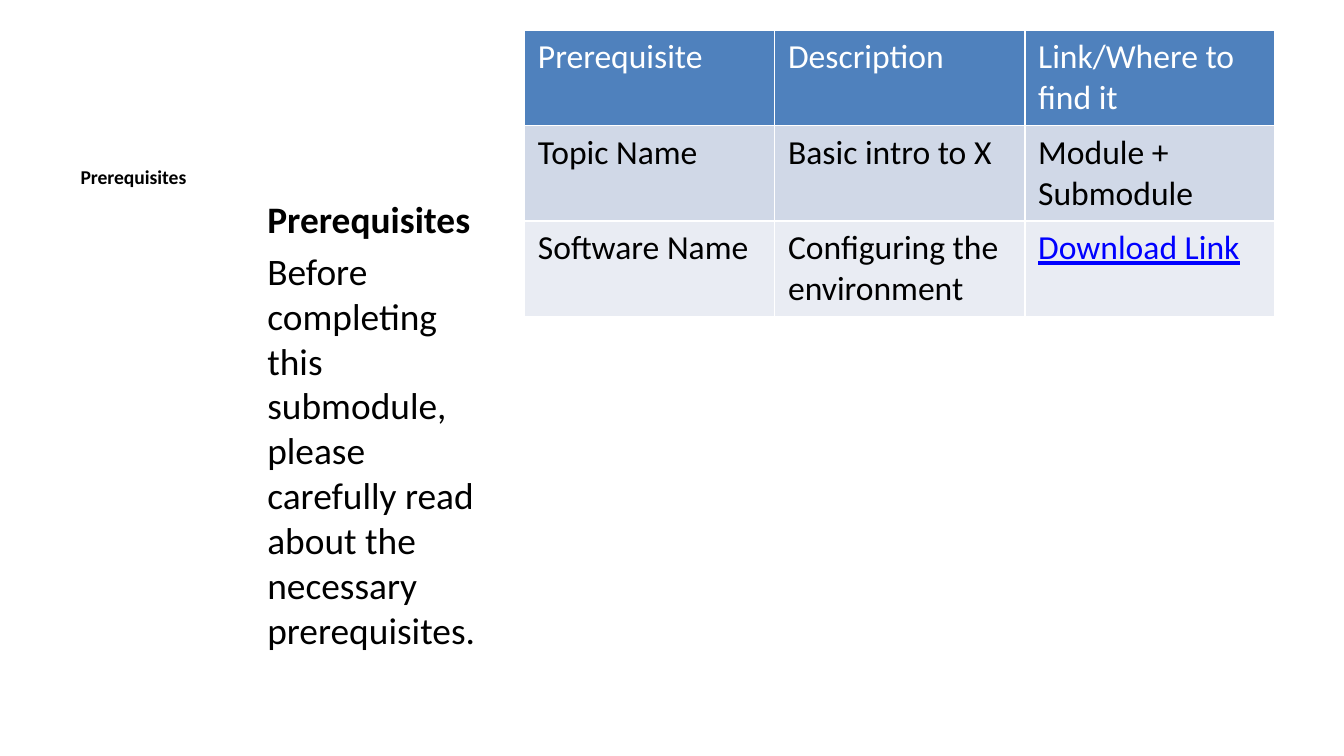
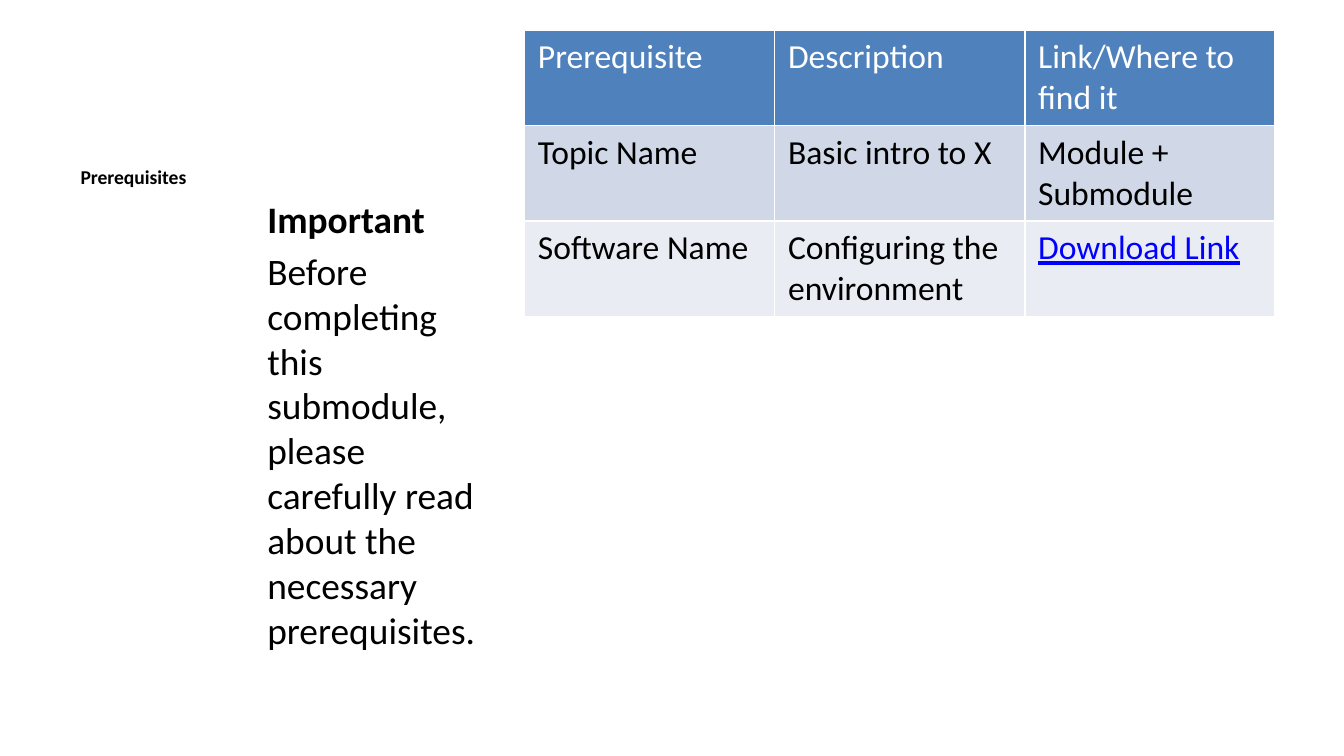
Before and after one commit to lmu-osc/train-the-trainer-student-track-OS, a slide deck: slide 3 of _site/materials/OS-template-module/OS-template-slides.pptx. Drawn at 1344x756 pixels with LibreOffice and Linux fonts; fonts in the diff are those of the drawing. Boxes give left, top, right and bottom in pixels: in the first picture for what was removed or moved away, otherwise in the second. Text is boxed around its words. In the diff, an @@ line names an element or a change of style, - is before the commit and + after.

```diff
--- a/_site/materials/OS-template-module/OS-template-slides.pptx
+++ b/_site/materials/OS-template-module/OS-template-slides.pptx
@@ text at (267,208,424,239): text changed @@
-Prerequisites
+Important
```
Also in this commit, not shown: 5 other slides changed, 1 slide added, 37 other files.
